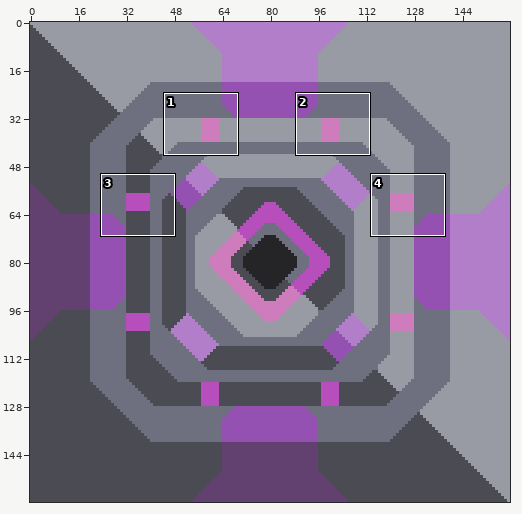
Sprite sheet -- sprites/blocks/fusion-reactor.png. The picture above shows the old version from afar; the outline marks the close-up.
Close-up. Earlier state:
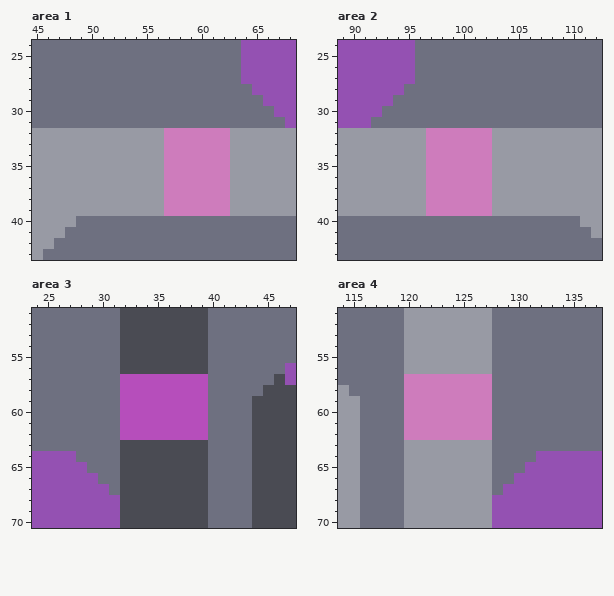
The file is 160x160 pixels. Colours within 5 levels of each other are drawn and written as one. Shown: area 1: x 45..68, y 24..43; area 2: x 89..112, y 24..43; area 3: x 24..47, y 51..70; area 4: x 114..137, y 51..70. The commit also changed other parts of the picture, which this record leaves out.
New version:
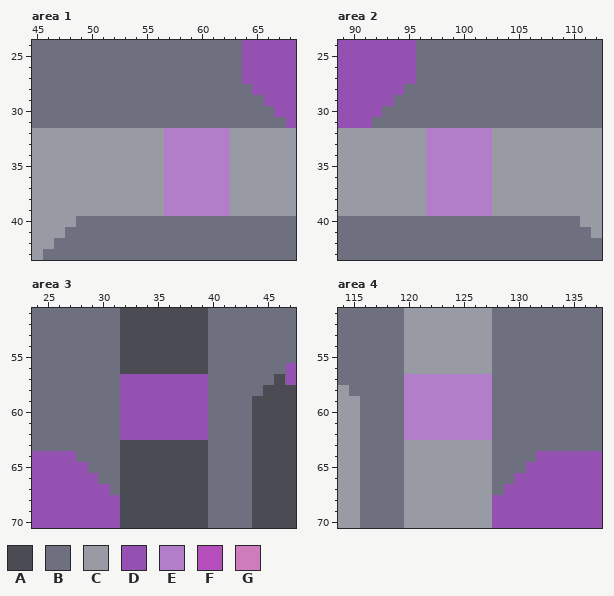
Palette (. is transparent): A #4a4b53  B #6e7080  C #989aa4  D #9451b2  E #b27eca  F #b64ebb  G #ce7cbc
Diff:
--- area 1
@@ x 55..64 @@
 31 BBBBBBBBBB
-32 CCGGGGGGCC
-33 CCGGGGGGCC
-34 CCGGGGGGCC
-35 CCGGGGGGCC
-36 CCGGGGGGCC
-37 CCGGGGGGCC
-38 CCGGGGGGCC
-39 CCGGGGGGCC
+32 CCEEEEEECC
+33 CCEEEEEECC
+34 CCEEEEEECC
+35 CCEEEEEECC
+36 CCEEEEEECC
+37 CCEEEEEECC
+38 CCEEEEEECC
+39 CCEEEEEECC
 40 BBBBBBBBBB
--- area 2
@@ x 95..104 @@
 31 BBBBBBBBBB
-32 CCGGGGGGCC
-33 CCGGGGGGCC
-34 CCGGGGGGCC
-35 CCGGGGGGCC
-36 CCGGGGGGCC
-37 CCGGGGGGCC
-38 CCGGGGGGCC
-39 CCGGGGGGCC
+32 CCEEEEEECC
+33 CCEEEEEECC
+34 CCEEEEEECC
+35 CCEEEEEECC
+36 CCEEEEEECC
+37 CCEEEEEECC
+38 CCEEEEEECC
+39 CCEEEEEECC
 40 BBBBBBBBBB
--- area 3
@@ x 30..41 @@
 56 BBAAAAAAAABB
-57 BBFFFFFFFFBB
-58 BBFFFFFFFFBB
-59 BBFFFFFFFFBB
-60 BBFFFFFFFFBB
-61 BBFFFFFFFFBB
-62 BBFFFFFFFFBB
+57 BBDDDDDDDDBB
+58 BBDDDDDDDDBB
+59 BBDDDDDDDDBB
+60 BBDDDDDDDDBB
+61 BBDDDDDDDDBB
+62 BBDDDDDDDDBB
 63 BBAAAAAAAABB
--- area 4
@@ x 118..129 @@
 56 BBCCCCCCCCBB
-57 BBGGGGGGGGBB
-58 BBGGGGGGGGBB
-59 BBGGGGGGGGBB
-60 BBGGGGGGGGBB
-61 BBGGGGGGGGBB
-62 BBGGGGGGGGBB
+57 BBEEEEEEEEBB
+58 BBEEEEEEEEBB
+59 BBEEEEEEEEBB
+60 BBEEEEEEEEBB
+61 BBEEEEEEEEBB
+62 BBEEEEEEEEBB
 63 BBCCCCCCCCBB
